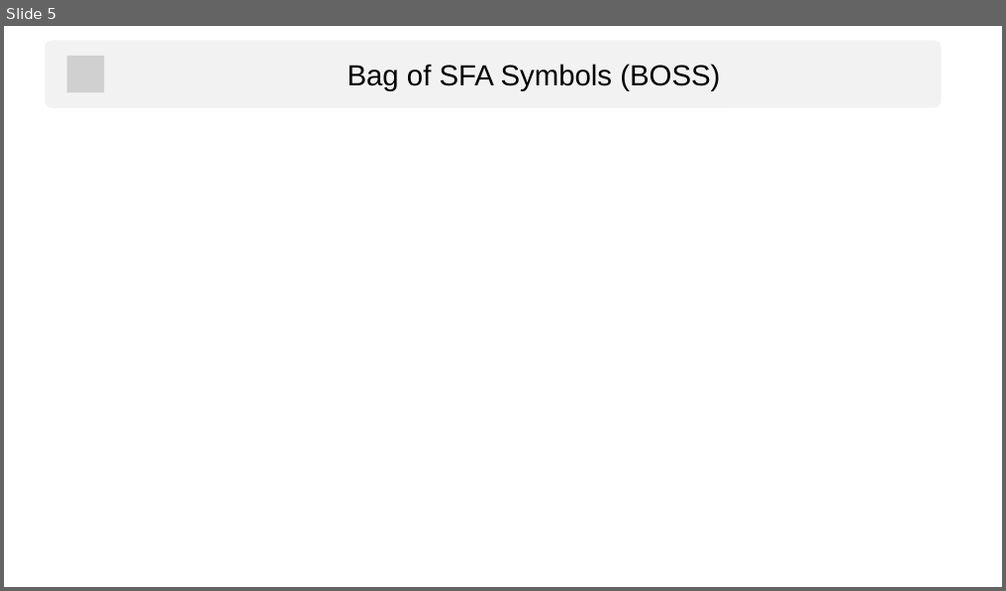
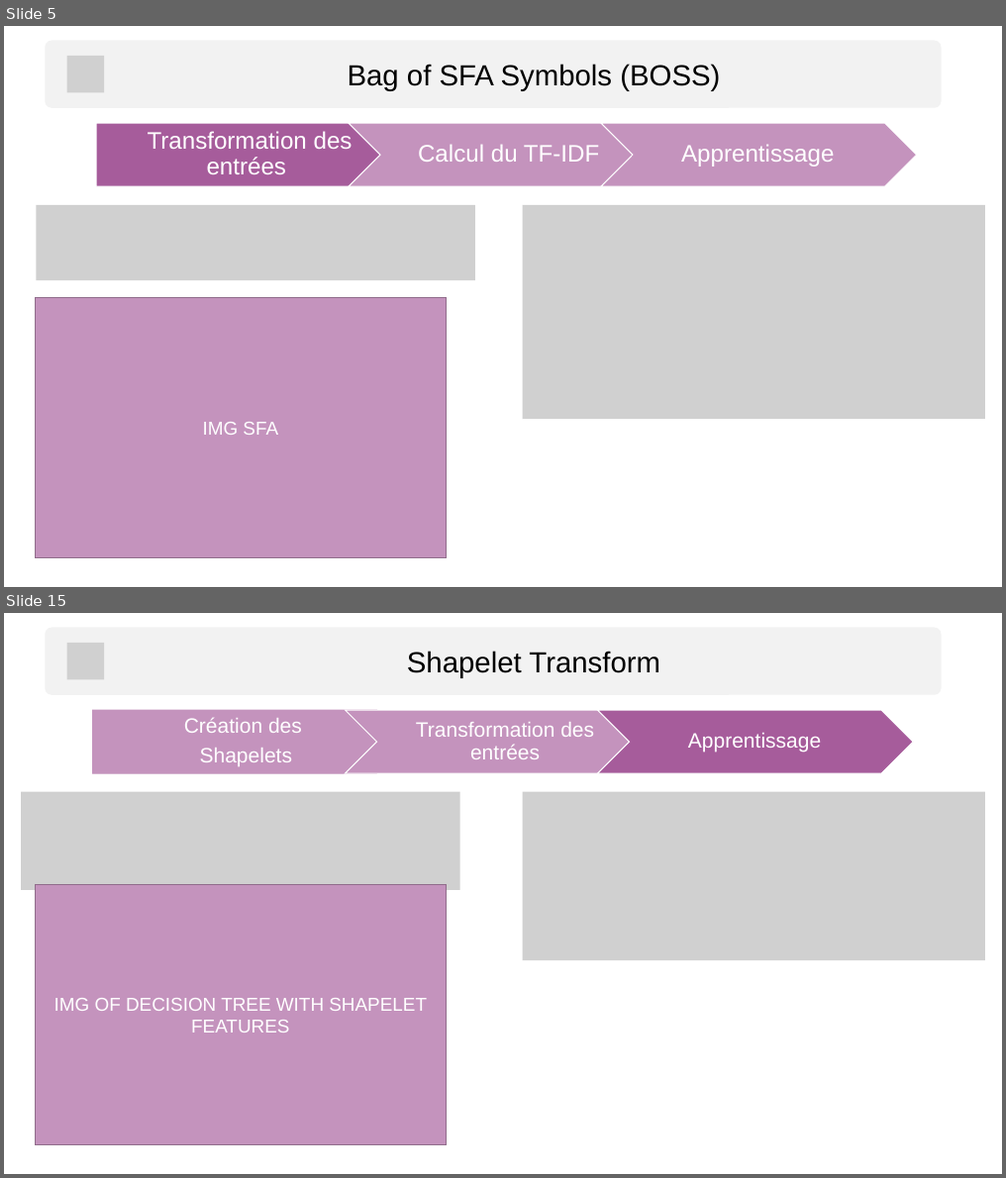
Before and after one commit to baraline/CoursM2-ApplicationsNumeriques, a slide deck: Slides/M2DataMining2022.pptx. Shown one above the other, each under a label of ours: slide 5 before the commit, slides 5 and 15 after it; the slides between them are not shown. The pictures are 1006x591 and 1006x1178 pixels, drawn with LibreOffice and Linux fonts; fonts in the diff are those of the drawing; grey boxes stand for pictures. Boxes give left, top, right and bottom in pixels: in the first picture for what was removed or moved away, otherwise in the second. Text is boxed around its words. In the diff, an @@ line names an element or a change of style, - is before the commit and + after.

```diff
--- a/Slides/M2DataMining2022.pptx
+++ b/Slides/M2DataMining2022.pptx
@@ slide 15 added at (x1=4, y1=613, x2=1002, y2=1174), background #FFFFFF @@
@@ rounded rectangle added at (x1=46, y1=627, x2=942, y2=694), fill #F2F2F2 @@
@@ picture added at (x1=67, y1=643, x2=104, y2=680) @@
@@ text added at (x1=407, y1=651, x2=660, y2=678), 28 pt, text #000000 @@
+Shapelet Transform
@@ group added at (x1=93, y1=710, x2=914, y2=774): 3 texts, 2 chevrons, 1 pentagon arrow @@
+Création des
+Shapelets
+Transformation des entrées
+Apprentissage
@@ picture added at (x1=21, y1=792, x2=460, y2=890) @@
@@ picture added at (x1=523, y1=792, x2=985, y2=961) @@
@@ rectangle added at (x1=35, y1=884, x2=446, y2=1145), fill #C493BD, outline #916D8C 1 pt, 18 pt, text #FFFFFF @@
+IMG OF DECISION TREE WITH SHAPELET FEATURES
@@ slide 5 changed as well @@
@@ group added at (x1=96, y1=123, x2=918, y2=187): 3 texts, 2 chevrons, 1 pentagon arrow @@
+Transformation des entrées
+Calcul du TF-IDF
+Apprentissage
@@ picture added at (x1=37, y1=205, x2=475, y2=280) @@
@@ picture added at (x1=523, y1=205, x2=985, y2=419) @@
@@ rectangle added at (x1=35, y1=297, x2=446, y2=558), fill #C493BD, outline #916D8C 1 pt, 18 pt, text #FFFFFF @@
+IMG SFA
```
Also in this commit, not shown: 4 other slides changed, 10 other slides added, 1 slide removed.
